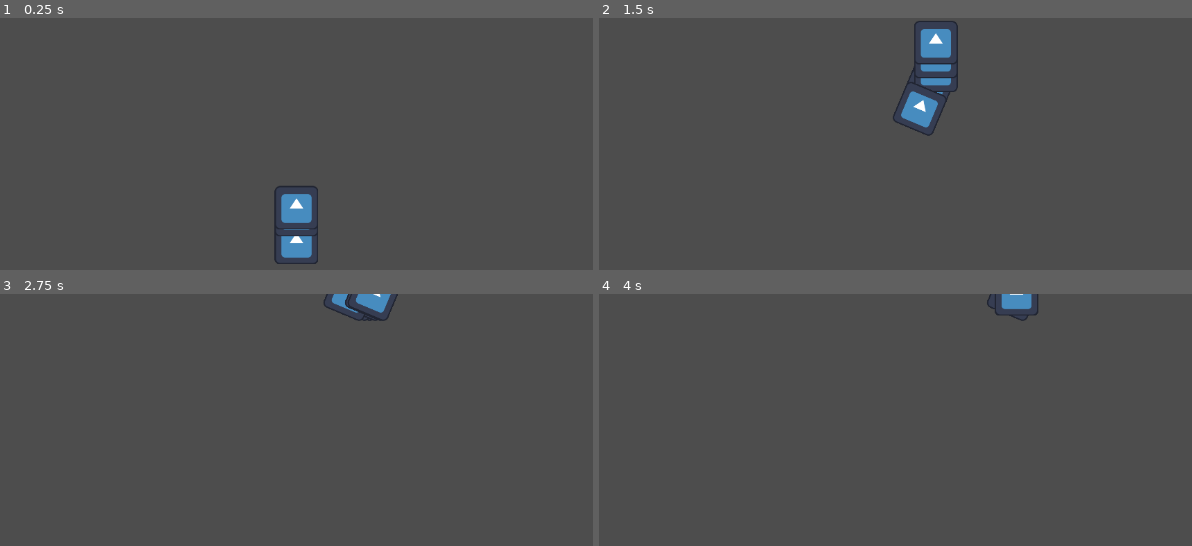
Above: before the commit, frames 1-4 (two rows, left to right).
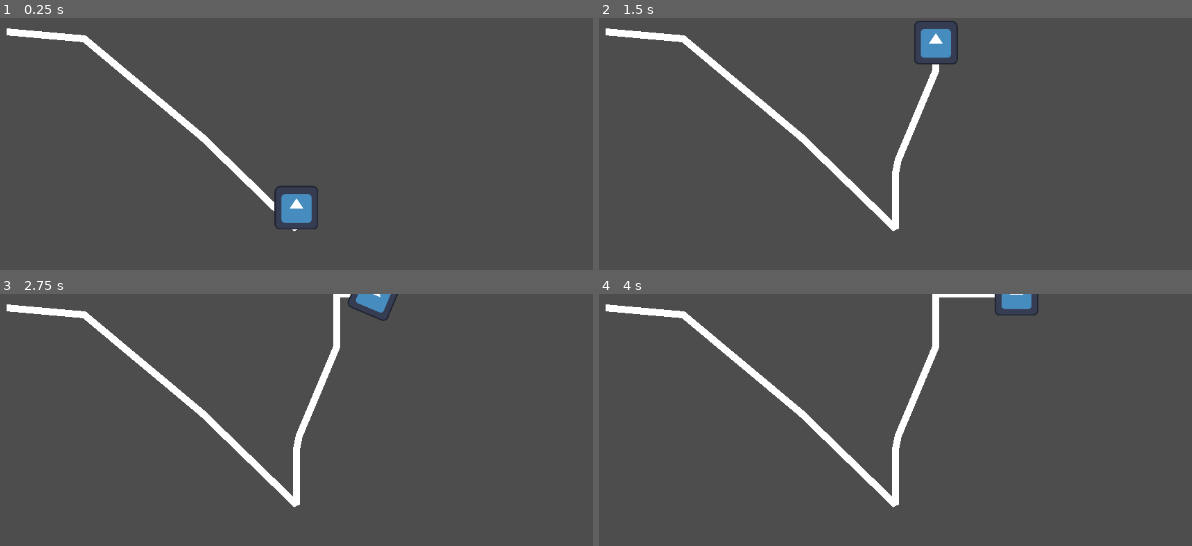
Above: after the commit, the same moments.

Repository: tylercchase/gmtk-2025
Game: Godot game, scene res://src/main.tscn
The game is run twice, just before and just after one commit, with the same random seed, the same clock (stepped at 60 frames per second) and the same inputs. The engine's default icon, where the game draws it, is replaced by a stand-in: a white triangle on a blue panel in a dark square.
Inputs:
- Up to frame 1 (0.25 s): no input
- Up to frame 2 (1.5 s): hold D (move_right) 0.53-1.28 s; hold A (move_left) from 1.28 s (still down)
- Up to frame 3 (2.75 s): release A (move_left) at 2.03 s; hold D (move_right) from 2.03 s (still down)
- Up to frame 4 (4 s): release D (move_right) at 3.53 s; hold A (move_left) from 3.53 s (still down)

The runs differ from the first frame. In frame 1, 2.3% of the frame differs, in the area x 1-54%, y 3-98%; in frame 2, 3.6%, in the area x 1-61%, y 3-85%; in frame 3, 3.1%; in frame 4, 3.0%.

Commit message:
feat: use line2D instead of scenes

Diff:
--- a/src/segments/segment_manager.gd
+++ b/src/segments/segment_manager.gd
@@ -2,19 +2,15 @@
 @export var segment_scene: PackedScene
 @export var player_node: Player
 
-var number_of_segments = 5
+@export var trail_line: Line2D
+
+var number_of_segments = 50
 
 var past_locations = []
 var segments: Array[Node2D] = []
 
 # Called when the node enters the scene tree for the first time.
 func _ready() -> void:
-	for i in number_of_segments:
-		var segment = segment_scene.instantiate()
-		add_child(segment)
-		segment.global_position = player_node.global_position
-		segments.push_back(segment)
-		segments.reverse()
 	var timer = Timer.new()
 	timer.autostart = true
 	add_child(timer)
@@ -23,14 +19,11 @@
 
 # Used to create a new player node in global position after the timer runs out each time.
 func _on_timer_timeout():
-	past_locations.push_front({
-		"location": player_node.global_position,
-		"rotation": player_node.rotation
-		})
-	if len(past_locations) > number_of_segments:
-		past_locations.pop_back()
-	if len(segments) <= 0:
-		return
-	for i in len(past_locations):
-		segments[i].global_position = past_locations[i].location
-		segments[i].rotation = past_locations[i].rotation
+	trail_line.add_point(player_node.global_position)
+	if len(trail_line.points) > number_of_segments:
+		trail_line.remove_point(0)
+	check_closed_loops()
+
+func check_closed_loops():
+
+	pass
--- a/src/segments/segment_manager.tscn
+++ b/src/segments/segment_manager.tscn
@@ -3,6 +3,10 @@
 [ext_resource type="Script" uid="uid://bk1uk53qxpegm" path="res://src/segments/segment_manager.gd" id="1_f8jwr"]
 [ext_resource type="PackedScene" uid="uid://p8n7ha1b8gv7" path="res://src/segments/player_segment.tscn" id="2_i10sa"]
 
-[node name="SegmentManager" type="Node2D"]
+[node name="SegmentManager" type="Node2D" node_paths=PackedStringArray("trail_line")]
 script = ExtResource("1_f8jwr")
 segment_scene = ExtResource("2_i10sa")
+trail_line = NodePath("Line2D")
+
+[node name="Line2D" type="Line2D" parent="."]
+points = PackedVector2Array(109, 20, 221, 30, 391, 172)
